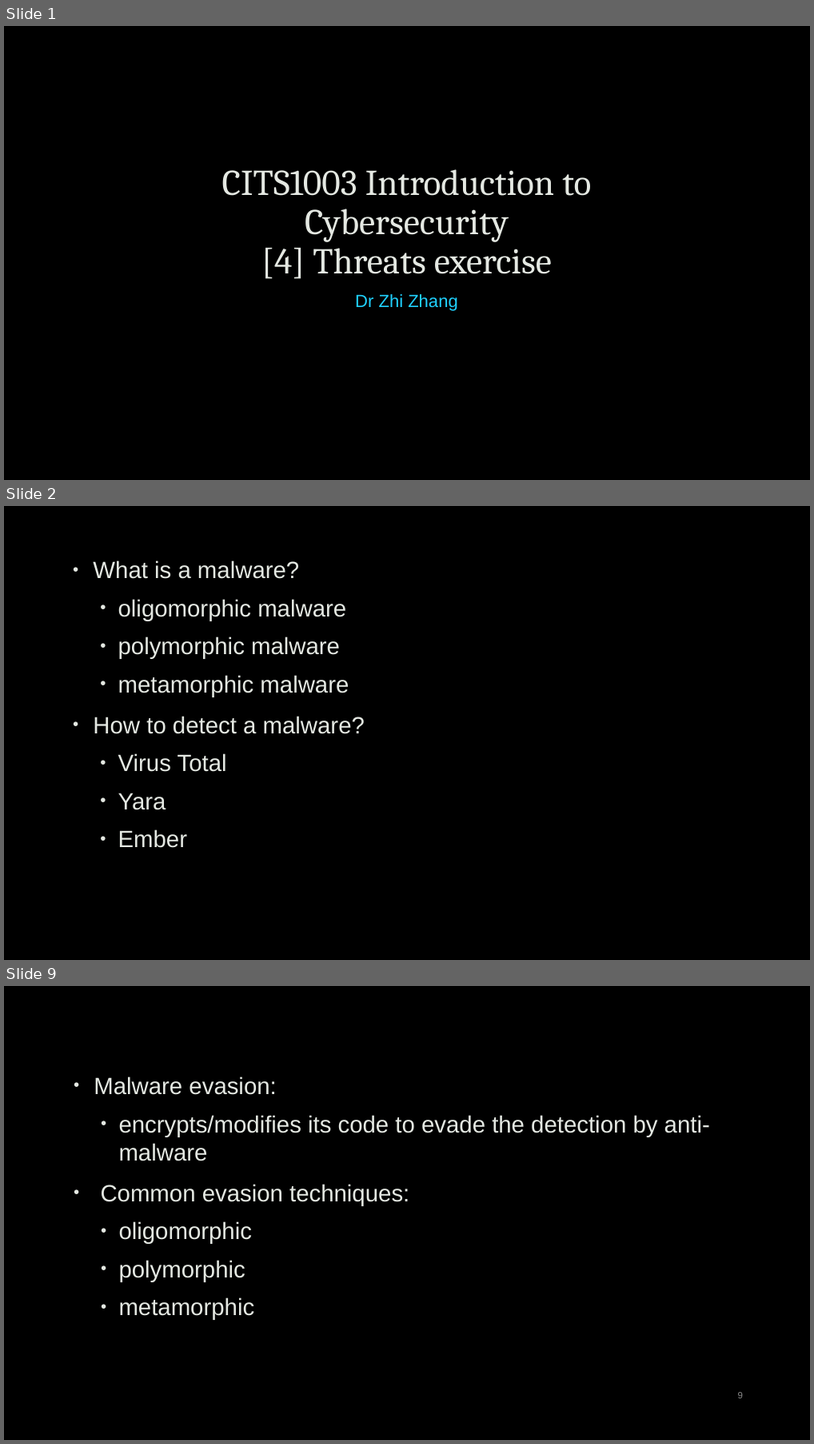
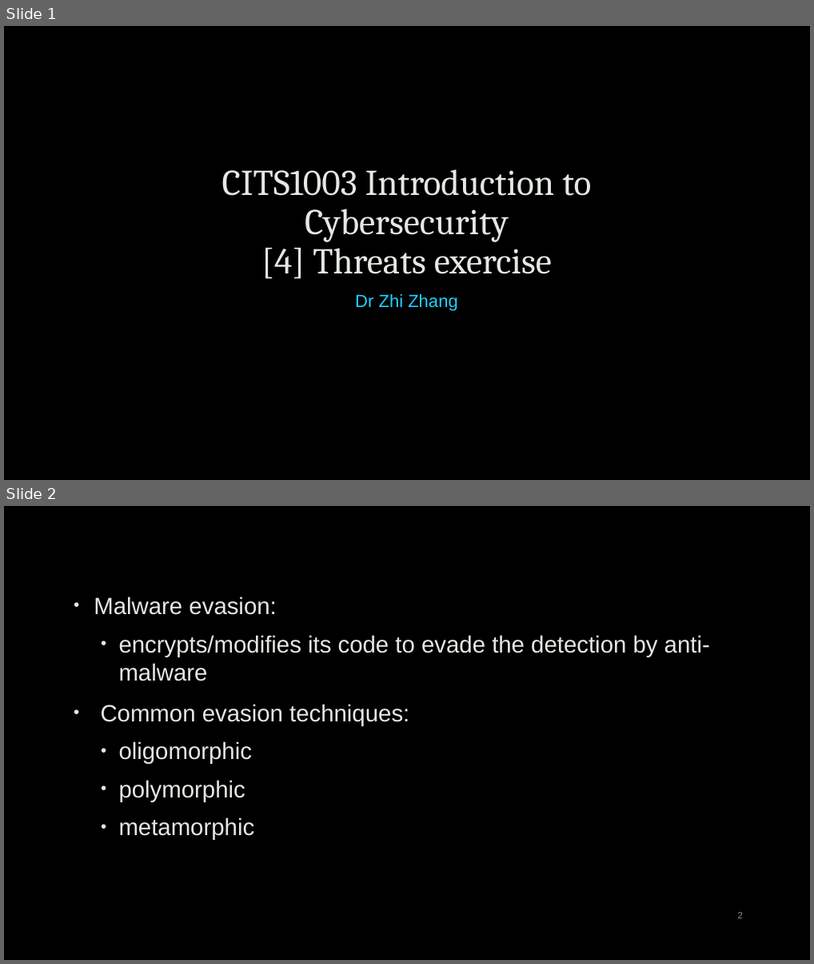
Before and after one commit to robert-mcknight/citx1003, a slide deck: cits1003-lecture_slides/CITS1003-5 Threats - exercises.pptx. Shown one above the other, each under a label of ours: slides 1, 2 and 9 before the commit, slides 1 and 2 after it; the slides between them are not shown. The pictures are 814x1444 and 814x964 pixels, drawn with LibreOffice and Linux fonts; fonts in the diff are those of the drawing; background and template pictures are left out. Boxes give left, top, right and bottom in pixels: in the first picture for what was removed or moved away, otherwise in the second. Text is boxed around its words. In the diff, an @@ line names an element or a change of style, - is before the commit and + after.

```diff
--- a/cits1003-lecture_slides/CITS1003-5 Threats - exercises.pptx
+++ b/cits1003-lecture_slides/CITS1003-5 Threats - exercises.pptx
@@ slide 2 removed at [4, 506, 810, 960], background picture (left out) @@
@@ text removed at [93, 560, 365, 848] @@
-• What is a malware?
-  • oligomorphic malware
-  • polymorphic malware
-  • metamorphic malware
-• How to detect a malware?
-  • Virus Total
-  • Yara
-  • Ember
@@ what was slide 9 is now slide 2 @@
@@ page number at [738, 912, 743, 918]: text changed @@
-9
+2
```
Also in this commit, not shown: 2 slides changed, 6 other slides removed, 5 other files.
